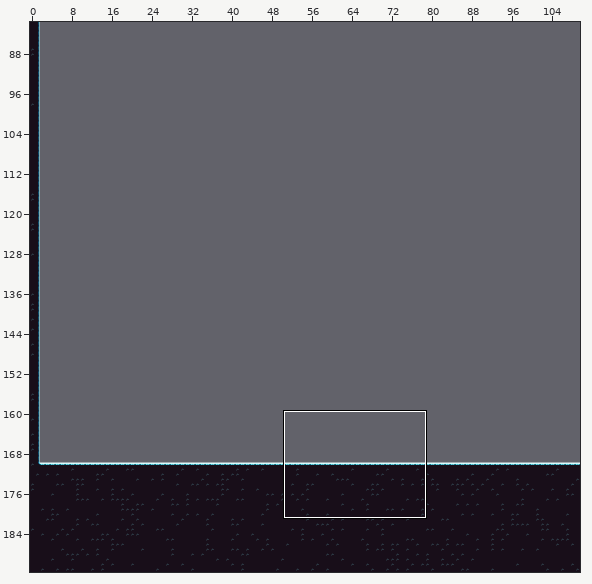
One commit to this Tiled map: Assets/_Tilemap/Editing/Winter_Map.tmx. The picture above shows the old version from afar; the outline marks the close-up.
Close-up. Before the commit:
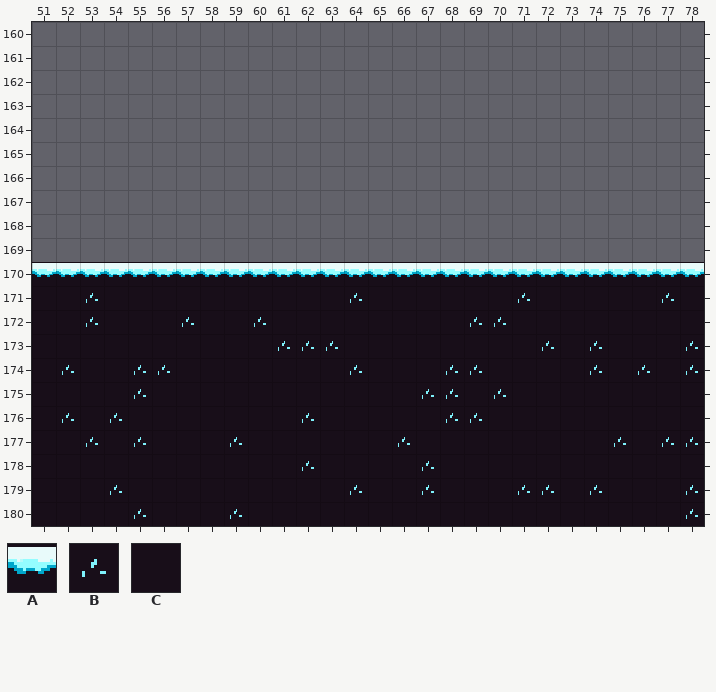
Cells are 16x16 px. Shown: x 51..78, y 160..180. The commit also changed other parts of the map, which this record leaves out. Tiles whose own drawing changed are shown in their newer look in all pictures.
Key: from "Winter": A 1, B 13, C 17.
_ is an empty cell, # one hidden under a higher layer.
Layer "Map" before, first column x 51:
160 __________________
161 __________________
162 __________________
163 __________________
164 __________________
165 __________________
166 __________________
167 __________________
168 __________________
169 __________________
170 AAAAAAAAAAAAAAAAAA
171 CC#CC###CCCC##CC#C
172 C###C##C##CC##CC#C
173 CCC#CCCCC####C##CC
174 C#CC##CC##CCC#CC##
175 CC#C##CCC##C##C###
176 ##C#CCCC#CC##CCC##
177 #C#C#CCC#CC##CC#CC
178 C#CC#CCC#C##C#CC#C
179 ##C#CC#CCCCCC#CC#C
180 #CCC#C###CCCC#CCCC
Layer "Decorated" before, first column x 51:
160 ____________________________
161 ____________________________
162 ____________________________
163 ____________________________
164 ____________________________
165 ____________________________
166 ____________________________
167 ____________________________
168 ____________________________
169 ____________________________
170 ____________________________
171 __B__CCC____CB__C___B_CC__B_
172 _CBC_CB_CB__CC__C_BB___C__C_
173 ___C_____CBBB_CC_____B_B___B
174 _B__BB__CC___B__CBB___CB_BCB
175 __C_BC___CC_CC_CBBCB___C____
176 CB_B____C__BC___CBB__C__CCC_
177 C_B_B___B__CC__B____C__CBCBB
178 _C__C___C_CB_C__B__C____C___
179 CC_B__C______B__B_C_BB_B___B
180 C___B_CCB____C______C____C_B
New version:
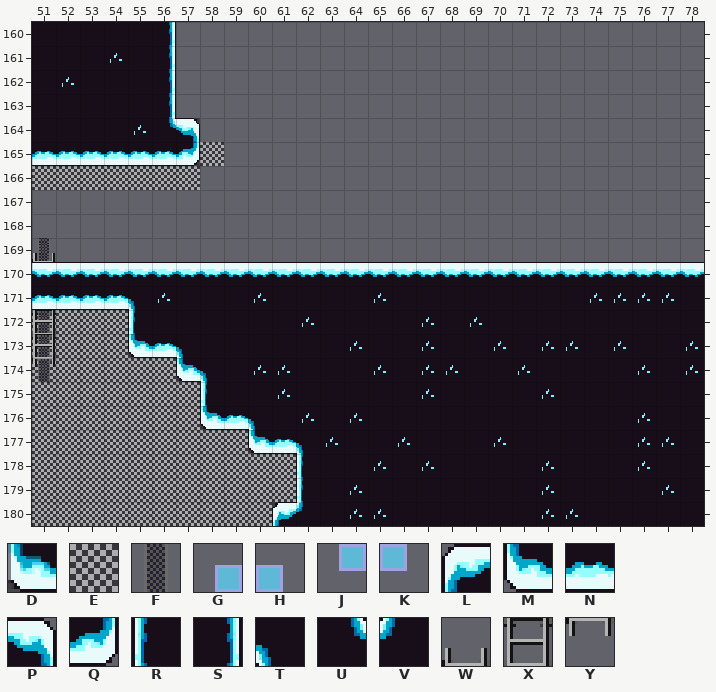
Further tiles: from "TileBase": D 0, E 2, F 3, G 19, H 21, J 51, K 53; from "Winter": L 0, M 0 flipped up-down, N 1 flipped up-down, P 2, Q 2 flipped up-down, R 16, S 18, T 65, U 80, V 81, W 93, X 109, Y 157.
See-through tiles are keyed as they look on the map.
Difference:
Changed rows in their new state; . is an unchanged cell.
Layer "prototype":
first column x 51:
164 ......D.
165 ......DE
166 EEEEEEE.
first column x 51:
172 EEEE.......
173 EEEE.......
174 EEEEEE.....
175 EEEEEEE....
176 EEEEEEE....
177 EEEEEEEEE..
178 EEEEEEEEEEE
179 EEEEEEEEEEE
180 EEEEEEEEEE.
Layer "ladderPrototype":
first column x 51:
169 F
172 F
173 F
174 F
Layer "groundPrototype":
first column x 57:
164 H
165 K
first column x 51:
172 ____.......
173 ____J......
174 ______J....
175 _______....
176 _______J...
177 _________J.
178 ___________
179 ___________
180 __________G
Layer "Ladder":
first column x 51:
169 W
172 X
173 X
174 Y
Layer "Map":
first column x 51:
160 C.C.CS.
161 ..C.CS.
162 C.CCCS.
163 ..CCCS.
164 CCC..UP
165 NNNNNNQ
first column x 51:
171 NNNNT.......
172 ____R.......
173 ____MNT.....
174 ______MT....
175 _______R....
176 _______MNT..
177 _________MNT
178 ___________R
179 ___________R
180 __________LV
Layer "Decorated":
first column x 51:
160 .C.C.
161 CC.B.
162 .B...
163 CC...
164 ...CB
first column x 51:
171 .._..B...B..._B....._..BBB..
172 .___..C.._.B....B..C........
173 ..._......_C_B..B..B..BCB...
174 ._..__...BB.._B.B.C.B..C....
175 .._.__....B......_._.B......
176 __._...._....B...__......B..
177 _._._..._.._B......B...._B._
178 ._.._..._.__..B......B...B..
179 __._.._........._..._.._..B_
180 _..._.___....BB......BB....C
